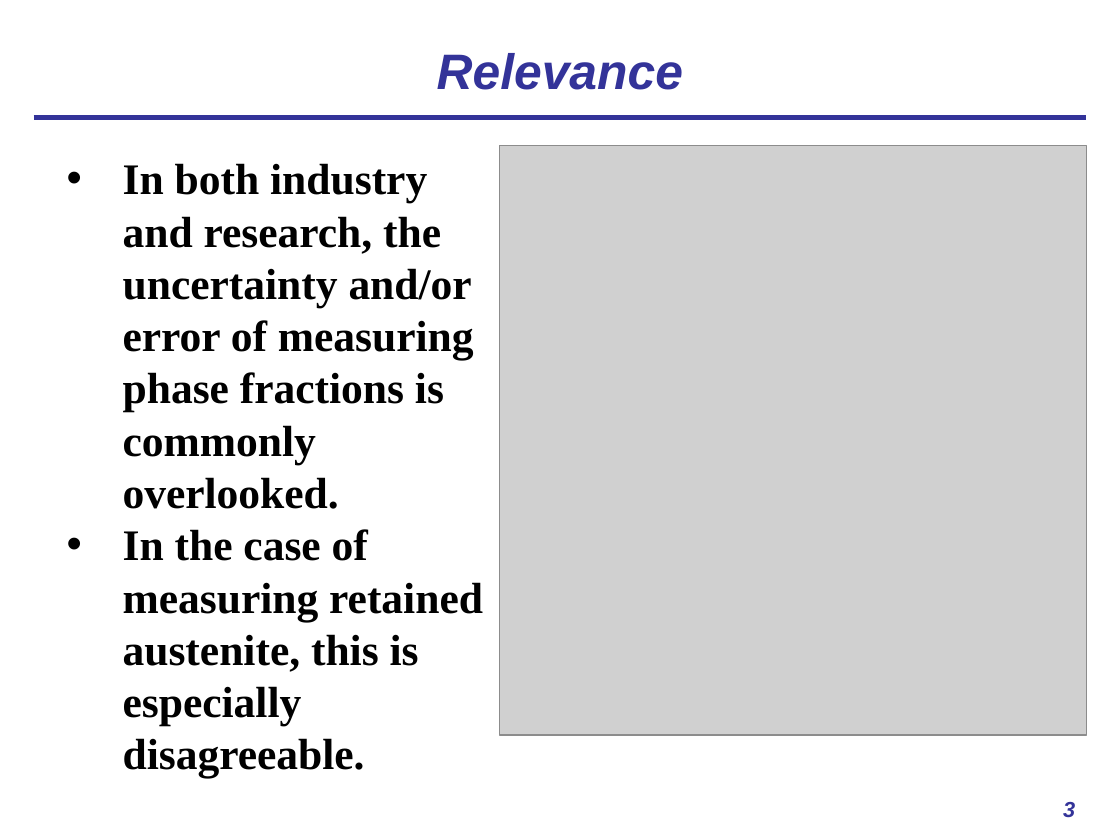
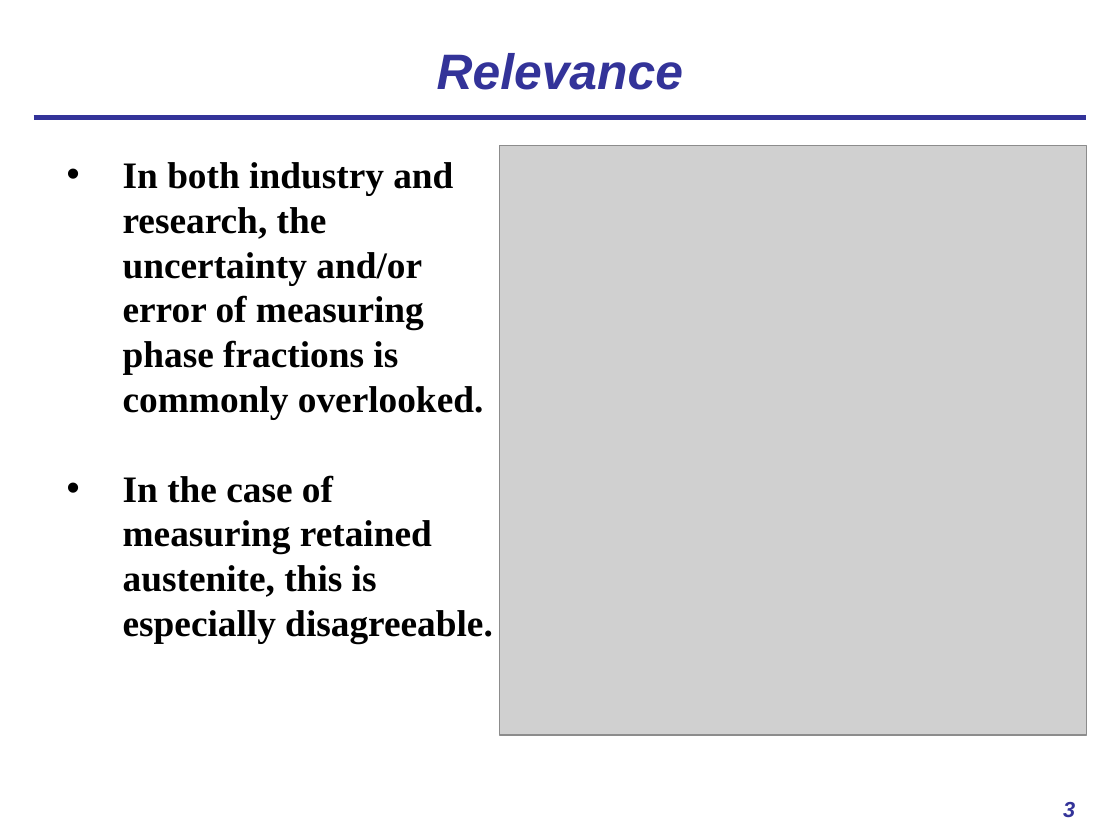
Before and after one commit to usnistgov/AusteniteCalculator, a slide deck: slide 3 of ASPPRC_presentation.pptx. Drawn at 1120x840 pixels with LibreOffice and Linux fonts; fonts in the diff are those of the drawing; grey boxes stand for pictures. Boxes give left, top, right and bottom in pixels: in the first picture for what was removed or moved away, otherwise in the second. Text is boxed around its words. In the diff, an @@ line names an element or a change of style, - is before the commit and + after.

```diff
--- a/ASPPRC_presentation.pptx
+++ b/ASPPRC_presentation.pptx
@@ text "In both industry and research, ..." at (123, 162, 493, 643): size 28 to 24 pt @@
```
Also in this commit, not shown: 4 other slides changed, 1 slide added, 1 other file.
